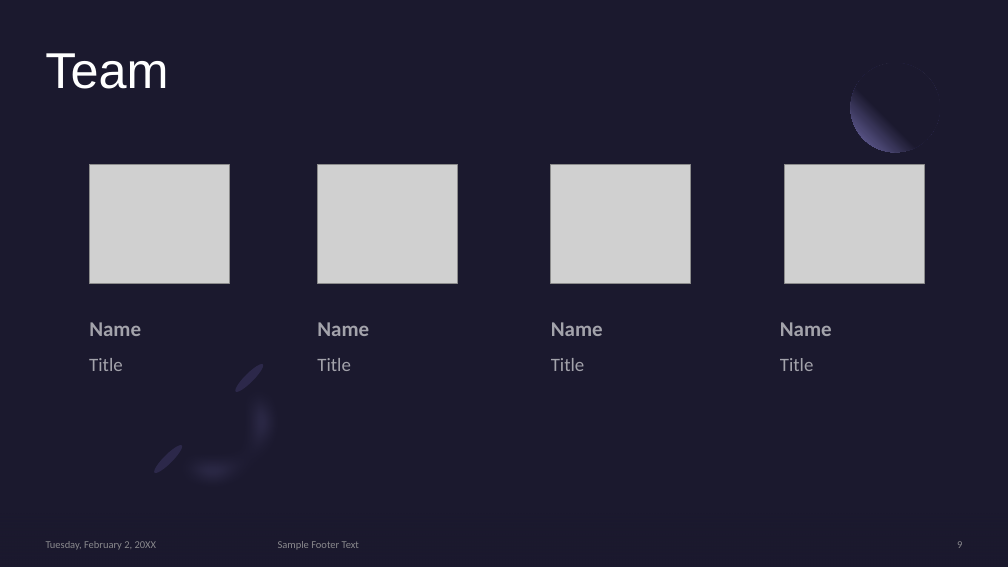
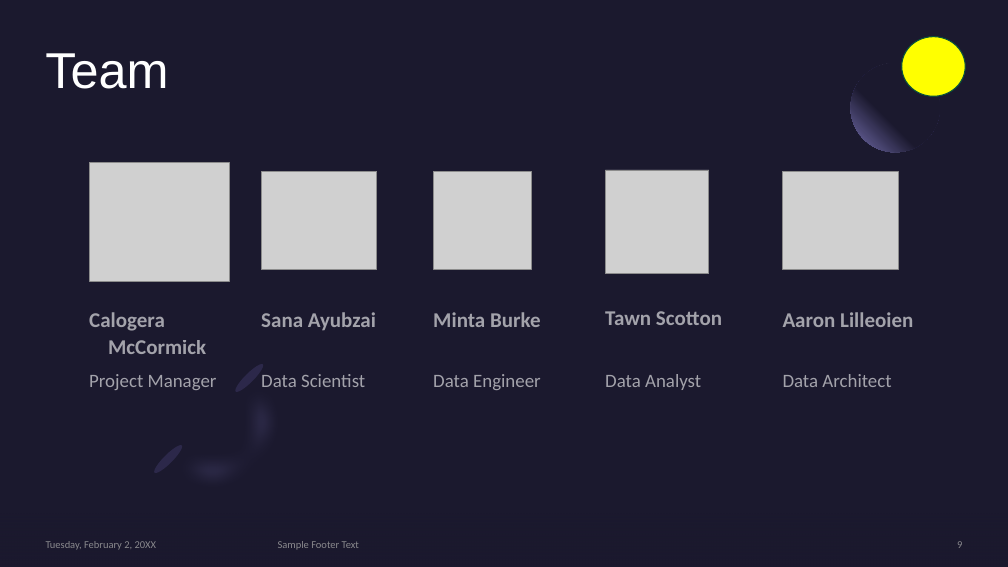
Before and after one commit to CMccormick0003/Data_Science_Salary_Trends, a slide deck: slide 9 of Presentation/draft_presentation_salaries_2023.pptx. Drawn at 1008x567 pixels with LibreOffice and Linux fonts; fonts in the diff are those of the drawing; grey boxes stand for pictures. Boxes give left, top, right and bottom in pixels: in the first picture for what was removed or moved away, otherwise in the second. Text is boxed around its words. In the diff, an @@ line names an element or a change of style, - is before the commit and + after.

Commit message:
updated presentation draft

```diff
--- a/Presentation/draft_presentation_salaries_2023.pptx
+++ b/Presentation/draft_presentation_salaries_2023.pptx
@@ ellipse added at (x1=902, y1=36, x2=966, y2=96), fill #FFFF00, outline #08533C 1 pt @@
@@ picture resized from (x1=318, y1=165, x2=457, y2=284) to (x1=262, y1=171, x2=377, y2=269) @@
@@ picture added at (x1=433, y1=171, x2=532, y2=269) @@
@@ picture removed at (x1=551, y1=165, x2=691, y2=284) @@
@@ picture added at (x1=606, y1=170, x2=709, y2=274) @@
@@ picture resized from (x1=784, y1=165, x2=924, y2=284) to (x1=783, y1=171, x2=898, y2=269) @@
@@ text at (x1=89, y1=312, x2=206, y2=354): text changed @@
-Name
+Calogera McCormick
@@ text at (x1=261, y1=312, x2=376, y2=330): text changed @@
-Name
+Sana Ayubzai
@@ text at (x1=433, y1=312, x2=541, y2=327): text changed @@
-Name
+Minta Burke
@@ text added at (x1=605, y1=311, x2=722, y2=325), 20 pt, text #FFFFFF at 60% opacity, bold @@
+Tawn Scotton
@@ text at (x1=783, y1=312, x2=913, y2=327): text changed @@
-Name
+Aaron Lilleoien
@@ text at (x1=89, y1=374, x2=217, y2=390): text changed @@
-Title
+Project Manager
@@ text at (x1=261, y1=374, x2=365, y2=387): text changed @@
-Title
+Data Scientist
@@ text at (x1=433, y1=374, x2=541, y2=390): text changed @@
-Title
+Data Engineer
@@ text added at (x1=605, y1=374, x2=701, y2=390), 18 pt, text #FFFFFF at 60% opacity @@
+Data Analyst
@@ text at (x1=783, y1=374, x2=891, y2=387): text changed @@
-Title
+Data Architect
```
Also in this commit, not shown: 7 other slides changed, 7 slides added, 1 other file.
